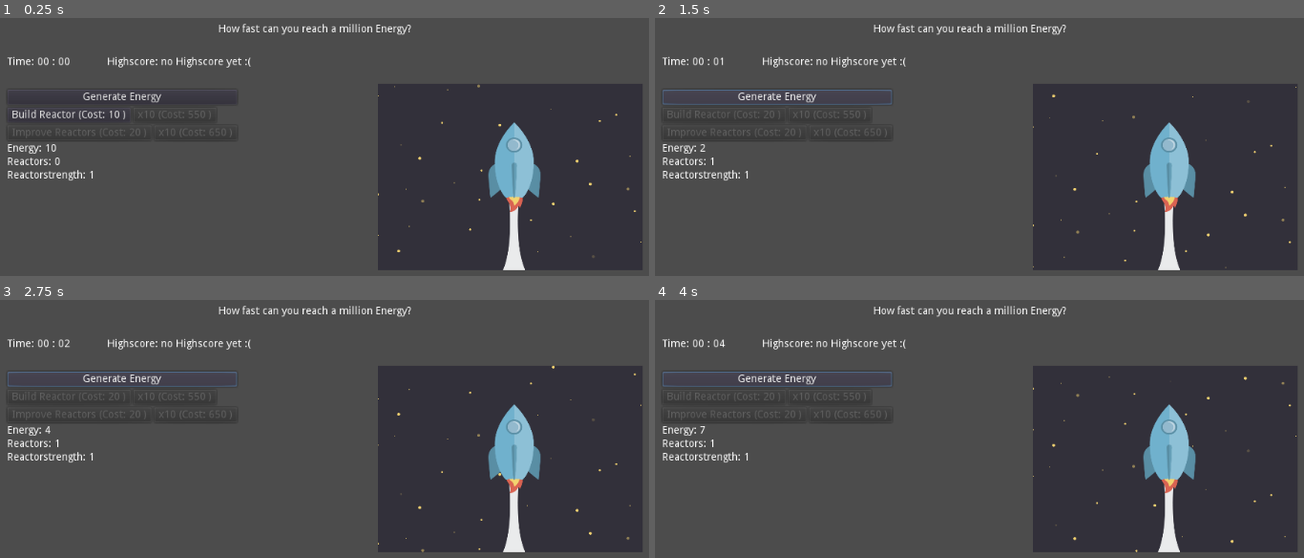
Above: before the commit, frames 1-4 (two rows, left to right).
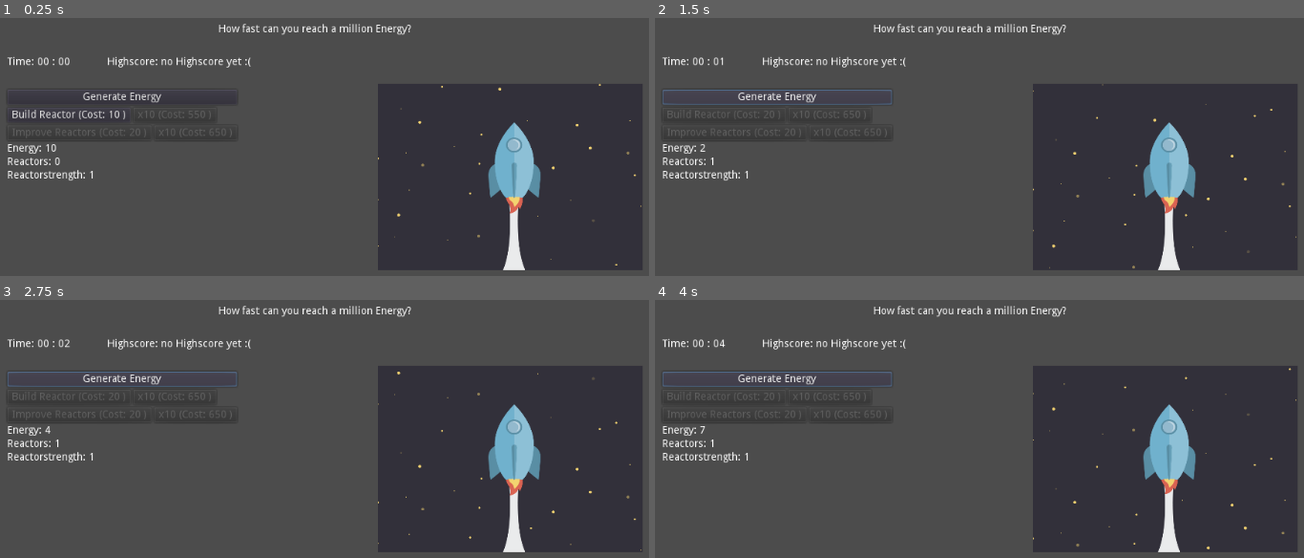
Above: after the commit, the same moments.

Repository: UzunerH/Rocketeeer
Game: Godot game, scene res://Main.tscn
The game is run twice, just before and just after one commit, with the same random seed, the same clock (stepped at 60 frames per second) and the same inputs.
Inputs:
- Up to frame 1 (0.25 s): no input
- Up to frame 2 (1.5 s): click "Build Reactor (Cost: 10 )" at 0.5 s; click "Generate Energy" at 1.25 s
- Up to frame 3 (2.75 s): click "Generate Energy" at 2 s
- Up to frame 4 (4 s): click "Generate Energy" at 2.75 s

The runs differ from the first frame. In frame 1, 0.2% of the frame differs, in the area x 58-99%, y 25-96%; in frame 2, 0.2%; in frame 3, 0.2%, in the area x 58-99%, y 25-98%; in frame 4, 0.2%.

Commit message:
fixed cost bug

Diff:
--- a/BuildReactor.gd
+++ b/BuildReactor.gd
@@ -9,6 +9,7 @@
 
 # Called every frame. 'delta' is the elapsed time since the previous frame.
 func _process(delta):
+	buildReactorCost = Global.getBuildReactorCost()
 	self.text = "Build Reactor (Cost: " + str(buildReactorCost) +  " )"
 	if(buildReactorCost > Global.energy):
 		self.disabled = true
@@ -20,4 +21,3 @@
 	if(Global.energy >= buildReactorCost):
 		Global.energy -= buildReactorCost
 		Global.reactors += 1;
-	buildReactorCost = Global.getBuildReactorCost()
--- a/BuildReactorx10Button.gd
+++ b/BuildReactorx10Button.gd
@@ -10,6 +10,7 @@
 
 # Called every frame. 'delta' is the elapsed time since the previous frame.
 func _process(delta):
+	buildReactorCost = Global.getBuildReactorx10Cost()
 	self.text = "x10 (Cost: " + str(buildReactorCost) +  " )"
 	if(buildReactorCost > Global.energy):
 		self.disabled = true
@@ -21,4 +22,3 @@
 	if(Global.energy >= buildReactorCost):
 		Global.energy -= buildReactorCost
 		Global.reactors += 10;
-	buildReactorCost = Global.getBuildReactorx10Cost()
--- a/ImproveReactorsButton.gd
+++ b/ImproveReactorsButton.gd
@@ -9,6 +9,7 @@
 
 # Called every frame. 'delta' is the elapsed time since the previous frame.
 func _process(delta):
+	improveReactorCost = Global.getImproveReactorCost()
 	self.text = "Improve Reactors (Cost: " + str(improveReactorCost) +  " )"
 	if(improveReactorCost > Global.energy):
 		self.disabled = true
@@ -21,4 +22,3 @@
 	if(Global.energy >= improveReactorCost):
 		Global.energy -= improveReactorCost
 		Global.reactorstrength += 1;
-	improveReactorCost = Global.getImproveReactorCost()
--- a/ImproveReactorsx10Button.gd
+++ b/ImproveReactorsx10Button.gd
@@ -9,6 +9,7 @@
 
 # Called every frame. 'delta' is the elapsed time since the previous frame.
 func _process(delta):
+	improveReactorCost = Global.getImproveReactorx10Cost()
 	self.text = "x10 (Cost: " + str(improveReactorCost) +  " )"
 	if(improveReactorCost > Global.energy):
 		self.disabled = true
@@ -21,4 +22,3 @@
 	if(Global.energy >= improveReactorCost):
 		Global.energy -= improveReactorCost
 		Global.reactorstrength += 10;
-	improveReactorCost = Global.getImproveReactorx10Cost()
--- a/Main.tscn
+++ b/Main.tscn
@@ -209,7 +209,7 @@
 position = Vector2( -311, -8 )
 scale = Vector2( 0.443327, 0.416055 )
 frames = SubResource( 2 )
-frame = 16
+frame = 9
 playing = true
 centered = false
 
Not shown, changed: .mono/metadata/ide_messaging_meta.txt
Not shown, changed: Build/Rocketeeer.pck
